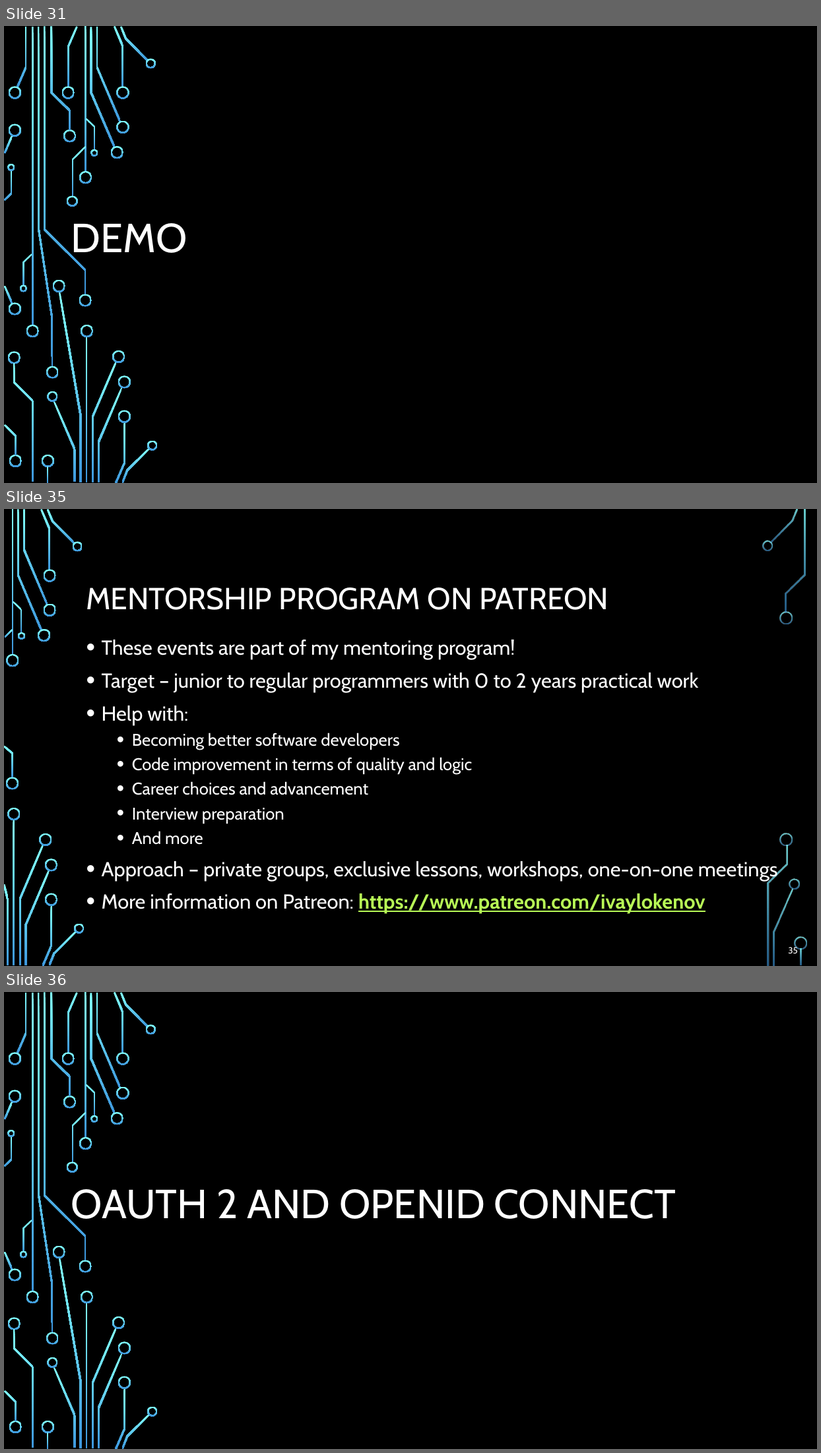
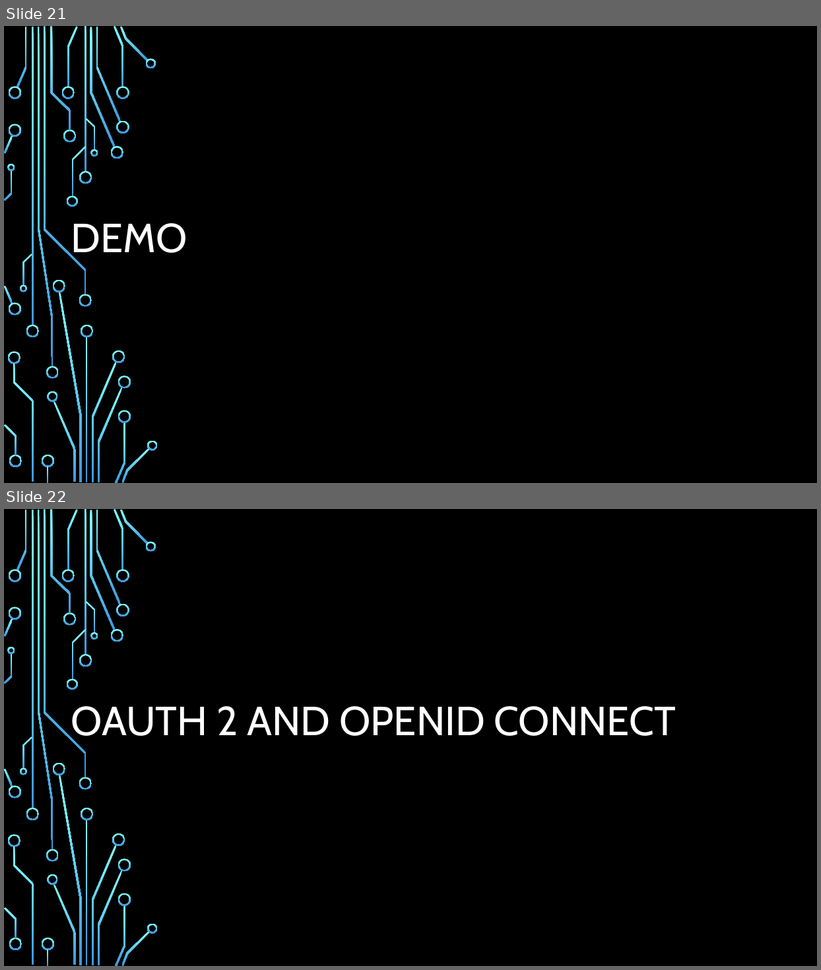
Before and after one commit to profjordanov/doctorate, a slide deck: resources/Identity-Server-Demystified.pptx. Shown one above the other, each under a label of ours: slides 31, 35 and 36 before the commit, slides 21 and 22 after it; the slides between them are not shown. The pictures are 821x1453 and 821x970 pixels, drawn with LibreOffice and Linux fonts; fonts in the diff are those of the drawing; background and template pictures are left out. Boxes give left, top, right and bottom in pixels: in the first picture for what was removed or moved away, otherwise in the second. Text is boxed around its words. In the diff, an @@ line names an element or a change of style, - is before the commit and + after.

```diff
--- a/resources/Identity-Server-Demystified.pptx
+++ b/resources/Identity-Server-Demystified.pptx
@@ slide 35 removed at <box>4,509,817,966</box>, background picture (left out) @@
@@ title removed at <box>86,588,609,610</box> @@
-MENTORSHIP PROGRAM ON PATREON
@@ text removed at <box>102,640,778,914</box> @@
-• These events are part of my mentoring program!
-• Target – junior to regular programmers with 0 to 2 years practical work
-• Help with:
-  • Becoming better software developers
-  • Code improvement in terms of quality and logic
-  • Career choices and advancement
-  • Interview preparation
-  • And more
-• Approach – private groups, exclusive lessons, workshops, one-on-one meetings
-• More information on Patreon: https://www.patreon.com/ivaylokenov
@@ page number removed at <box>788,947,798,954</box> @@
-35
@@ group removed at <box>4,509,807,966</box>: 33 freeform shapes, 3 rectangles @@
@@ what was slide 31 is now slide 21 @@
@@ what was slide 36 is now slide 22 @@
```
Also in this commit, not shown: 13 other slides removed, 1 other file.
